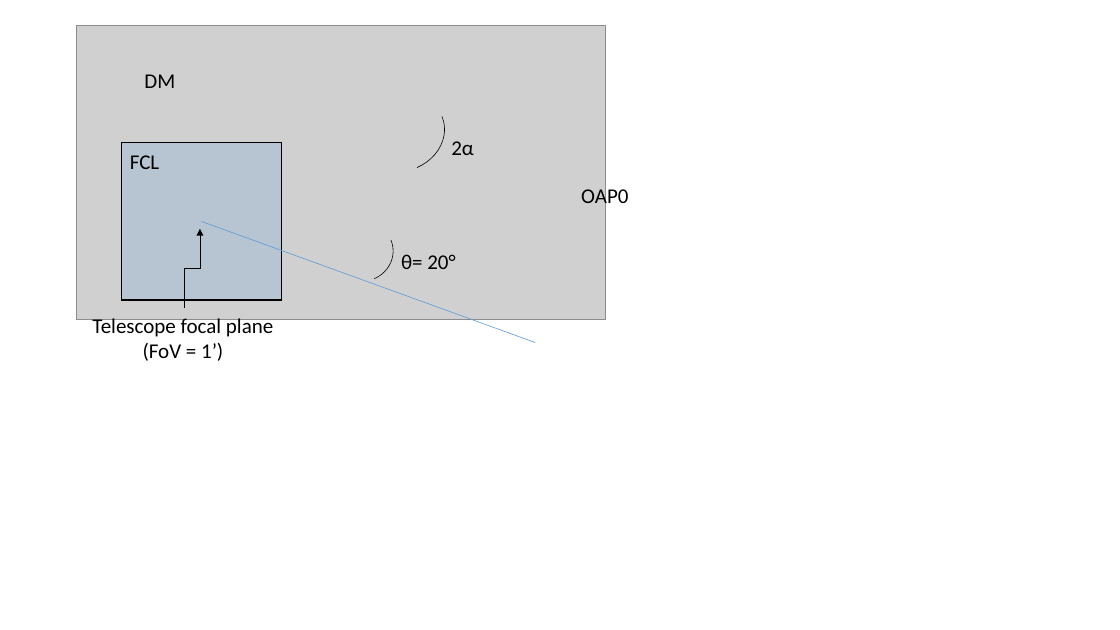
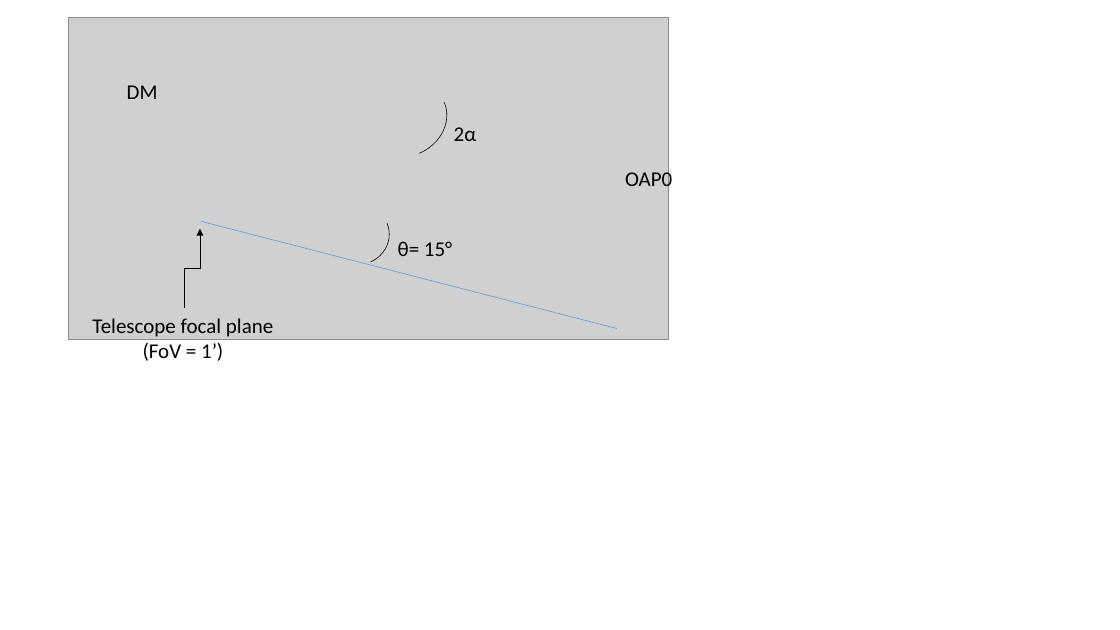
Before and after one commit to AudreyBouxin/AO_DESIGN, a slide deck: slide 4 of 20180518_AO_design_report/images/images_sketch.pptx. Drawn at 1120x630 pixels with LibreOffice and Linux fonts; fonts in the diff are those of the drawing; grey boxes stand for pictures. Boxes give left, top, right and bottom in pixels: in the first picture for what was removed or moved away, otherwise in the second. Text is boxed around its words. In the diff, an @@ line names an element or a change of style, - is before the commit and + after.

```diff
--- a/20180518_AO_design_report/images/images_sketch.pptx
+++ b/20180518_AO_design_report/images/images_sketch.pptx
@@ picture: place and size @@
-picture at (76, 25, 606, 319)
+picture at (69, 17, 669, 339)
@@ text "DM": place and size @@
-text "DM" at (144, 74, 175, 88)
+text "DM" at (127, 85, 158, 99)
@@ arc (boxed as its full ellipse): place and size @@
-arc (boxed as its full ellipse) at (348, 83, 456, 184)
+arc (boxed as its full ellipse) at (351, 68, 459, 170)
@@ text "2α": place and size @@
-text "2α" at (451, 141, 474, 155)
+text "2α" at (454, 127, 477, 141)
@@ rectangle removed at (122, 143, 282, 300) @@
@@ text removed at (130, 155, 159, 169) @@
-FCL
@@ text "OAP0": place and size @@
-text "OAP0" at (581, 186, 628, 210)
+text "OAP0" at (625, 168, 672, 192)
@@ arc (boxed as its full ellipse): place and size @@
-arc (boxed as its full ellipse) at (324, 214, 403, 291)
+arc (boxed as its full ellipse) at (320, 197, 399, 274)
@@ line moved from (202, 222) - (535, 343) to (202, 222) - (617, 329) @@
@@ text at (398, 241, 452, 256): text changed @@
-θ= 20°
+θ= 15°
```
Also in this commit, not shown: 5 other slides changed, 2 slides added, 1 slide removed, 20 other files.
